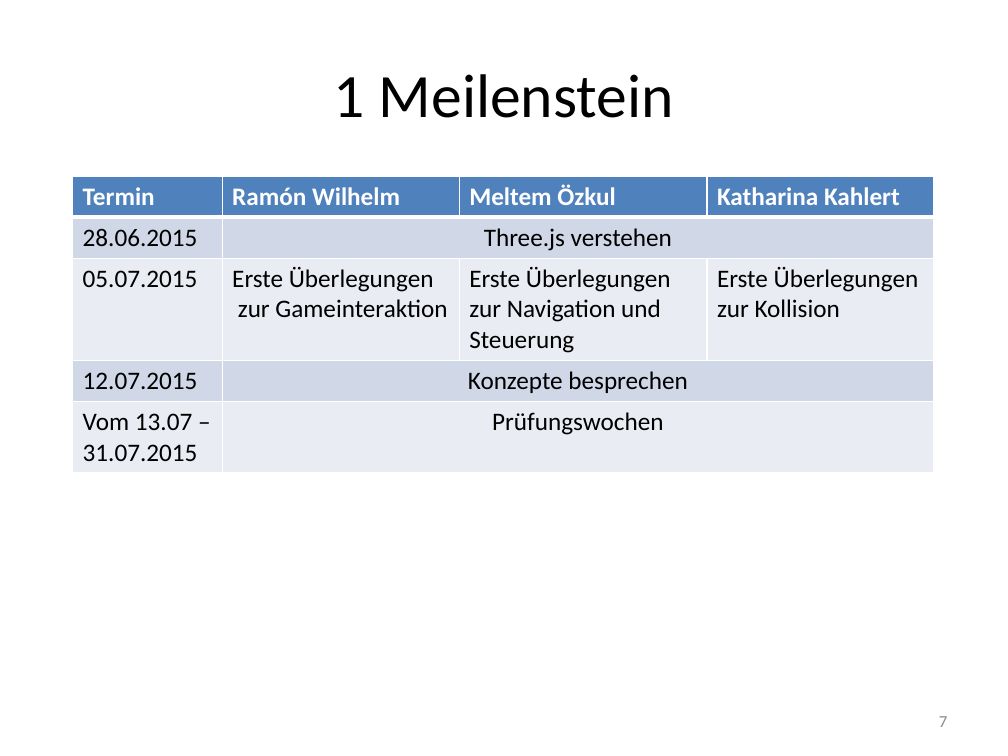
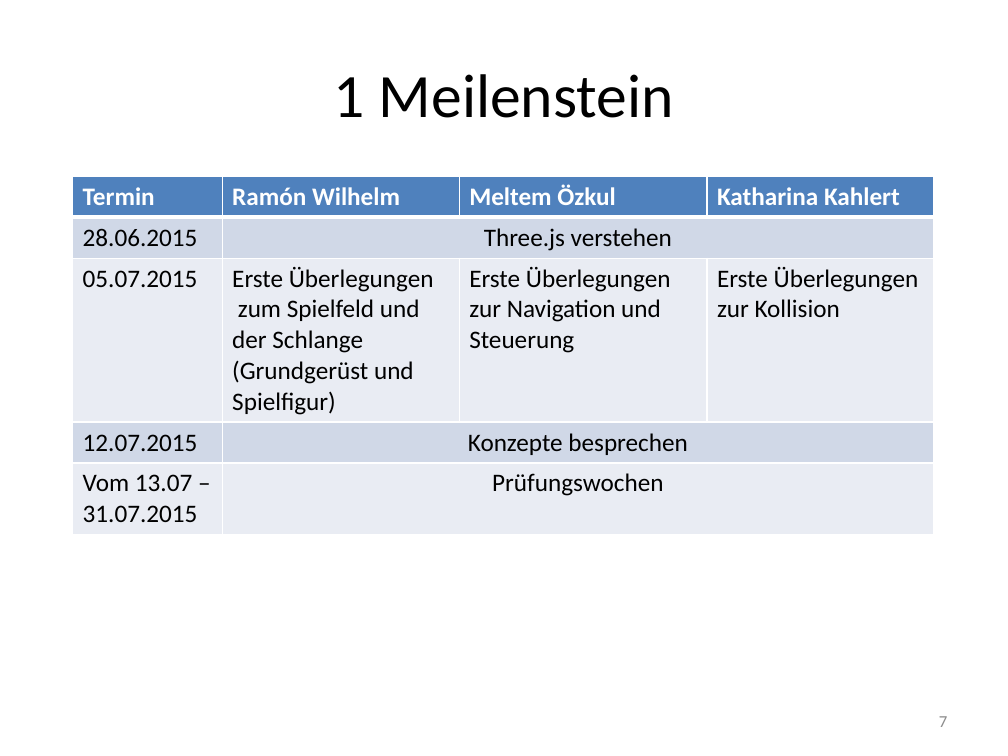
Before and after one commit to RamoramaInteractive/GDV-Projekt, a slide deck: slide 7 of Planungspraesentation-Mitte Juni/Planungspräsentation VálaKathi. 1.pptx. Drawn at 1008x756 pixels with LibreOffice and Linux fonts; fonts in the diff are those of the drawing. Boxes give left, top, right and bottom in pixels: in the first picture for what was removed or moved away, otherwise in the second. Text is boxed around its words. In the diff, an @@ line names an element or a change of style, - is before the commit and + after.

```diff
--- a/Planungspraesentation-Mitte Juni/Planungspräsentation VálaKathi. 1.pptx
+++ b/Planungspraesentation-Mitte Juni/Planungspräsentation VálaKathi. 1.pptx
@@ table at box(73, 176, 933, 531) @@
-row 3, column 2: Erste Überlegungen / zur Gameinteraktion
+row 3, column 2: Erste Überlegungen / zum Spielfeld und der Schlange (Grundgerüst und Spielfigur)
```
Also in this commit, not shown: 2 other slides changed.
